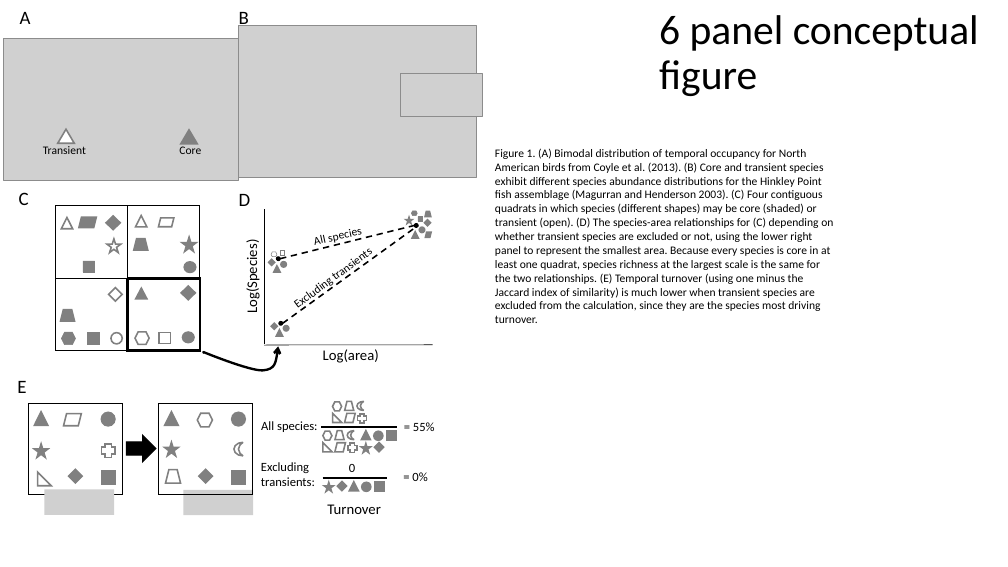
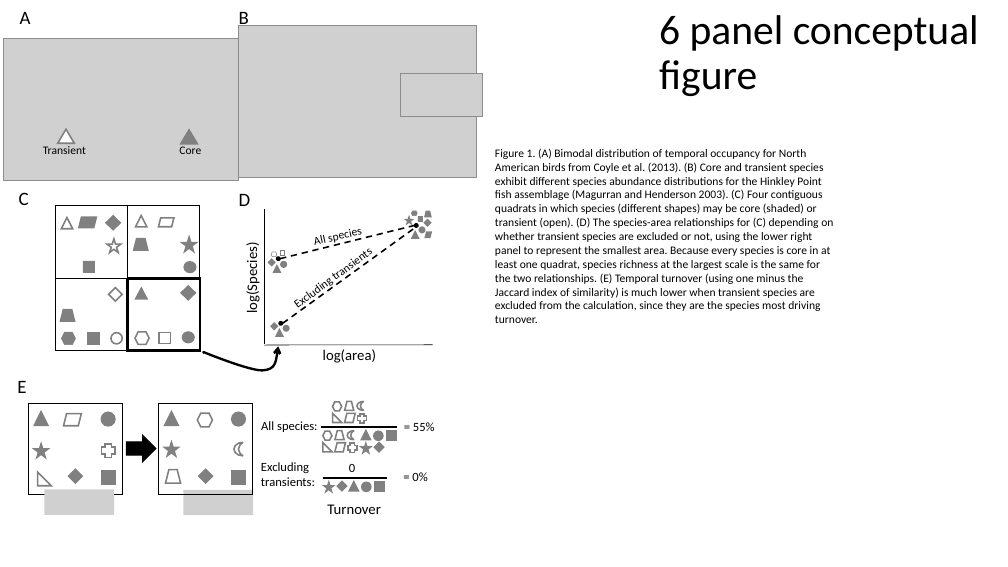
Before and after one commit to hurlbertlab/core-transient, a slide deck: slide 2 of output/plots/all_figs_with_legends.pptx. Drawn at 1008x567 pixels with LibreOffice and Linux fonts; fonts in the diff are those of the drawing; grey boxes stand for pictures. Boxes give left, top, right and bottom in pixels: in the first picture for what was removed or moved away, otherwise in the second. Text is boxed around its words. In the diff, an @@ line names an element or a change of style, - is before the commit and + after.

Commit message:
working on supplemental figures

```diff
--- a/output/plots/all_figs_with_legends.pptx
+++ b/output/plots/all_figs_with_legends.pptx
@@ text at (243,249,261,312): text changed @@
-Log(Species)
+log(Species)
@@ text at (323,349,376,363): text changed @@
-Log(area)
+log(area)
```
Also in this commit, not shown: 3 other slides changed, 6 slides added, 2 slides removed, 18 other files.
